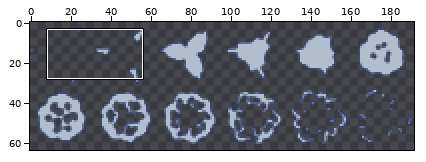
Sprite sheet: assests/Not used/Super Package Retro Pixel Effects 32x32 pack 2 Free/31.png. The picture above shows the old version from afar; the outline marks the close-up.
Close-up. Before the commit:
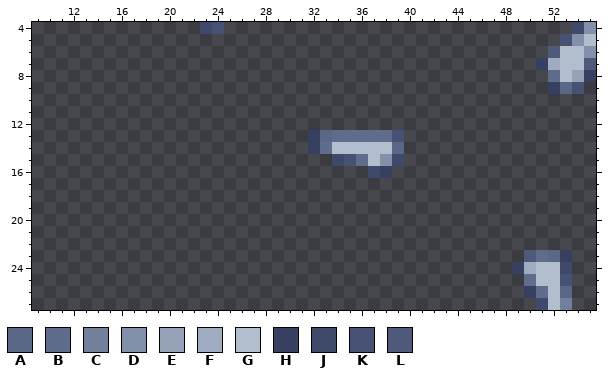
The file is 192x64 pixels. Colours within 5 levels of each other are drawn and written as one. Shown: x 9..55, y 4..27.
Palette (. is transparent): A #5a6786  B #5f6c8c  C #72809c  D #8390a9  E #95a2b8  F #9fabc0  G #b2bdce  H #384061  J #3f496a  K #475173  L #4f5a7b
Pixels before, first column x 23:
 4 JK.............................JD
 5 ..............................KDG
 6 .............................LGGD
 7 ............................HFGGL
 8 .............................BGEH
 9 .............................HAK.
10 .................................
11 .................................
12 .................................
13 .........HABBBBBK................
14 .........HBGGGGGA................
15 ...........JKBGDJ................
16 ..............JH.................
17 .................................
18 .................................
19 .................................
20 .................................
21 .................................
22 .................................
23 ...........................LBAH..
24 ..........................HFGGJ..
25 ...........................BGGK..
26 ...........................HBGA..
27 ............................JGC..
Once edited:
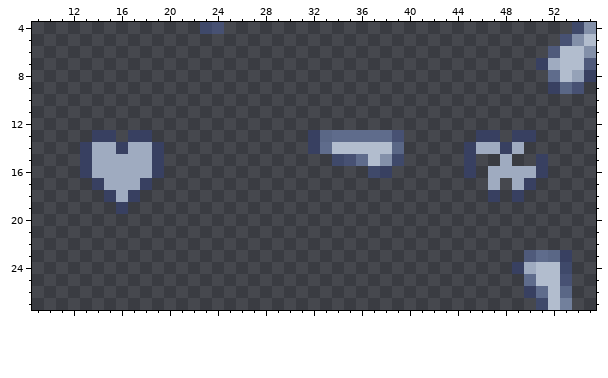
The edit:
The author put colour F in row 14 at x 14 to 15, 17 to 18, 46 to 47 and 49; in row 15 at x 14 to 18 and 48; in row 16 at x 14 to 18 and 47 to 50; in row 17 at x 15 to 17, 47 and 49; in row 18 at x 16.
The author put colour H in row 13 at x 14 to 15, 17 to 18, 46 to 47 and 49 to 50; in row 14 at x 13, 16, 19, 45 and 48; in rows 15 to 16 at x 13, 19, 45 and 51; in row 17 at x 14, 18 and 50; in row 18 at x 15, 17, 47 and 49; in row 19 at x 16.
